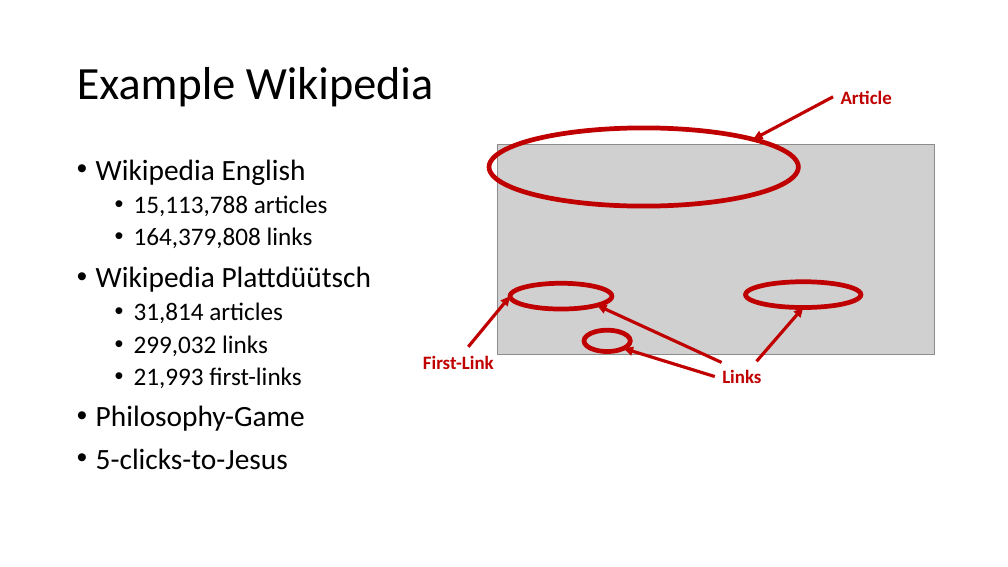
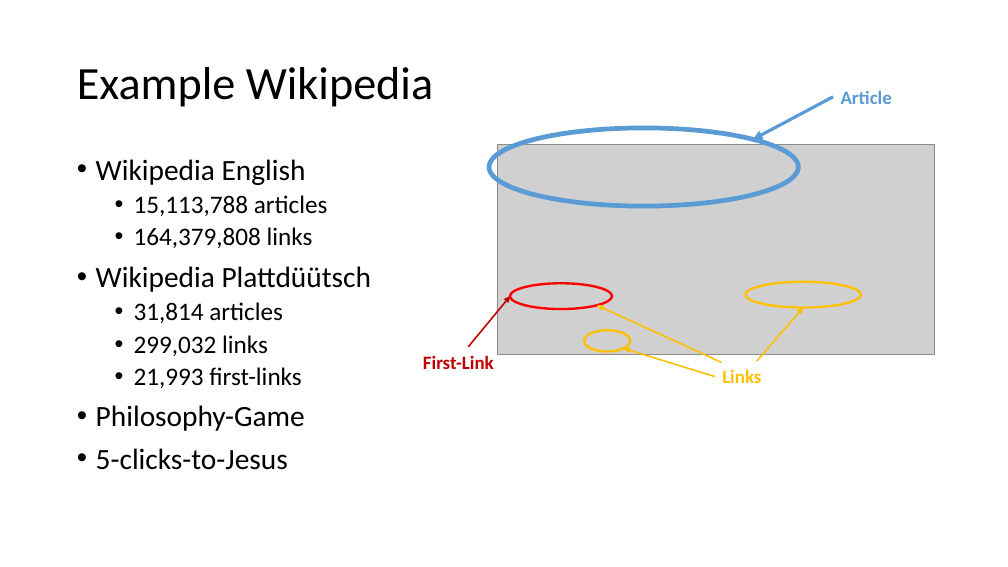
Before and after one commit to bernhardmgruber/philosophywiki, a slide deck: slide 5 of doc/presentation/Presentation.pptx. Drawn at 1008x567 pixels with LibreOffice and Linux fonts; fonts in the diff are those of the drawing; grey boxes stand for pictures. Boxes give left, top, right and bottom in pixels: in the first picture for what was removed or moved away, otherwise in the second. Text is boxed around its words. In the diff, an @@ line names an element or a change of style, - is before the commit and + after.

Commit message:
worked on doc an presentation.

```diff
--- a/doc/presentation/Presentation.pptx
+++ b/doc/presentation/Presentation.pptx
@@ text "Article" at box(841, 90, 892, 104): text colour #C00000 to #5B9BD5 @@
@@ arrow (833, 97) - (753, 139): stroke #C00000 3 pt to #5B9BD5 3 pt @@
@@ ellipse at box(489, 128, 799, 206): outline #C00000 4.5 pt to #5B9BD5 4.5 pt @@
@@ arrow (468, 347) - (510, 296): stroke #C00000 3 pt to #C00000 1.5 pt @@
@@ ellipse at box(510, 284, 613, 309): outline #C00000 4.5 pt to #FF0000 2.25 pt @@
@@ ellipse at box(746, 282, 861, 308): outline #C00000 4.5 pt to #FFC000 2.25 pt @@
@@ arrow (722, 362) - (597, 306): stroke #C00000 3 pt to #FFC000 1.5 pt @@
@@ arrow (757, 361) - (803, 308): stroke #C00000 3 pt to #FFC000 1.5 pt @@
@@ ellipse at box(585, 330, 631, 352): outline #C00000 4.5 pt to #FFC000 2.25 pt @@
@@ arrow (715, 377) - (624, 349): stroke #C00000 3 pt to #FFC000 1.5 pt @@
@@ text "Links" at box(722, 369, 761, 383): text colour #C00000 to #FFC000 @@
```
Also in this commit, not shown: 1 other file.
